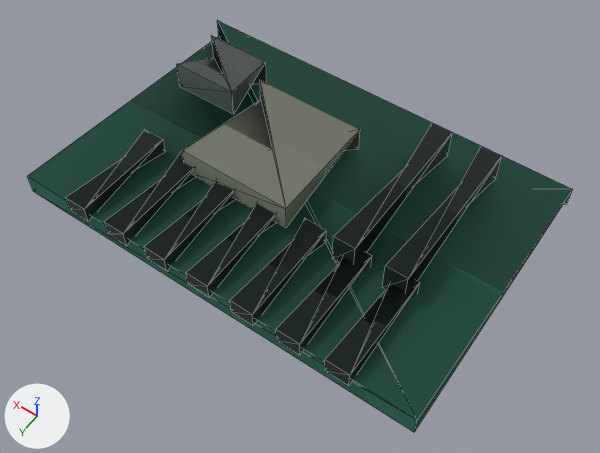
Two versions of the glTF model public/models/motherboard.gltf, one commit apart.
Camera for both pictures: a camera (50 mm lens) standing at (-3.8, 5.29, 7.44) and looking at (-0.3, 0.38, -0.26). The lights are fixed; the arrows at lower left show +X, +Y and +Z. The first picture is the older version. Mesh edges are drawn as thin lines. Where no turn or scale is listed for an object, it has been applied to the vertices.

Before the edit, the objects in view are built like this:
```python
ob_chipset = bpy.data.objects.new('Chipset', me_metal)
ob_chipset.location = (1.78, -0.8, 0.16)
ob_chipset.scale = (0.45, 0.35, 0.19)
ob_cpu = bpy.data.objects.new('CPU', me_cpu)
ob_cpu.location = (0.45, -0.1, 0.16)
ob_cpu.scale = (0.75, 0.75, 0.17)
ob_motherboard = bpy.data.objects.new('Motherboard', me_board)
ob_motherboard.location = (0.0, 0.0, -0.18)
ob_pcie_1 = bpy.data.objects.new('PCIE_1', me_slots)
ob_pcie_1.location = (-1.2, 1.18, 0.02)
ob_pcie_1.scale = (0.15, 0.675, 0.11)
ob_pcie_2 = bpy.data.objects.new('PCIE_2', me_slots)
ob_pcie_2.location = (-0.6, 1.18, 0.02)
ob_pcie_2.scale = (0.15, 0.675, 0.11)
ob_pcie_3 = bpy.data.objects.new('PCIE_3', me_slots)
ob_pcie_3.location = (0.0, 1.18, 0.02)
ob_pcie_3.scale = (0.15, 0.675, 0.11)
ob_pcie_6 = bpy.data.objects.new('PCIE_6', me_slots)
ob_pcie_6.location = (1.8, 1.18, 0.02)
ob_pcie_6.scale = (0.15, 0.675, 0.11)
ob_ram_a = bpy.data.objects.new('RAM_A', me_slots)
ob_ram_a.location = (-1.75, -0.35, 0.18)
ob_ram_a.scale = (0.14, 1.05, 0.2)
ob_ram_b = bpy.data.objects.new('RAM_B', me_slots)
ob_ram_b.location = (-1.1, -0.35, 0.18)
ob_ram_b.scale = (0.14, 1.05, 0.2)
# also in view: 'PCIE_4' at (0.6, 1.18, 0.02); 'PCIE_0' at (-1.8, 1.18, 0.02); 'PCIE_5' at (1.2, 1.18, 0.02)
```
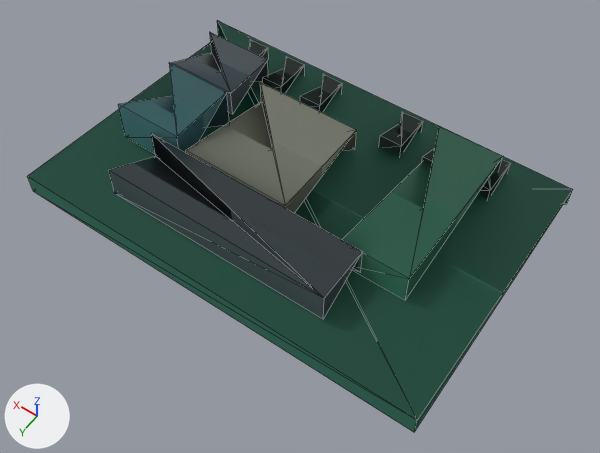
What differs and where, as boxes (x1, y1, x2, y2) in the pictures (600 x 453 px):
'PCIE_3', reshaped, moved, rescaled
    before: (186, 203, 277, 297)
    after: (109, 133, 363, 319)
'CPU', rescaled
    before: (182, 80, 360, 228)
    after: (186, 82, 357, 213)
'RAM_A', reshaped, moved, rescaled (34% wider, 19% taller)
    before: (382, 146, 502, 292)
    after: (342, 126, 503, 300)
'PCIE_6', reshaped, moved, rescaled
    before: (66, 129, 166, 221)
    after: (118, 63, 230, 154)
'RAM_B', moved, rescaled
    before: (332, 123, 453, 263)
    after: (478, 159, 510, 198)
'PCIE_2', moved, rescaled
    before: (230, 218, 327, 326)
    after: (379, 112, 423, 154)
'Chipset', moved, rescaled (7% wider)
    before: (177, 35, 267, 114)
    after: (172, 32, 268, 114)
'PCIE_0', moved, rescaled
    before: (324, 280, 420, 386)
    after: (248, 39, 268, 58)
'PCIE_4', moved, rescaled (54% narrower, 58% shorter)
    before: (144, 180, 236, 271)
    after: (300, 74, 342, 112)
'PCIE_5', moved, rescaled
    before: (104, 150, 196, 246)
    after: (263, 56, 305, 94)
'PCIE_1', moved, rescaled (mostly hidden afterwards)
    before: (276, 251, 372, 355)
    after: (422, 148, 435, 166)

Diff of the bpy script that builds the scene:
```diff
--- a/public/models/motherboard.gltf.py
+++ b/public/models/motherboard.gltf.py
@@ mat_cooling @@
+mat_cooling = principled_material('Cooling')
+mat_cooling.base_color = (0.16, 0.42, 0.46)  # cyan #6fadb5
+mat_cooling.metallic = 0.48
+mat_cooling.roughness = 0.36
@@ mat_gpu @@
+mat_gpu = principled_material('GPU')
+mat_gpu.base_color = (0.16, 0.2, 0.22)  # grey #6f7c81
+mat_gpu.metallic = 0.48
+mat_gpu.roughness = 0.36
@@ mat_ram @@
+mat_ram = principled_material('RAM')
+mat_ram.base_color = (0.12, 0.42, 0.28)  # green #61ad90
+mat_ram.metallic = 0.48
+mat_ram.roughness = 0.36
@@ me_cooling @@
+me_cooling.from_pydata(...)  # a box spanning x -1.0..1.0, y -1.0..1.0, z -1.0..1.0
+me_cooling.materials.append(mat_cooling)  # cyan #6fadb5
@@ me_gpu @@
+me_gpu.from_pydata(...)  # a box spanning x -1.0..1.0, y -1.0..1.0, z -1.0..1.0
+me_gpu.materials.append(mat_gpu)  # grey #6f7c81
@@ me_ram @@
+me_ram.from_pydata(...)  # a box spanning x -1.0..1.0, y -1.0..1.0, z -1.0..1.0
+me_ram.materials.append(mat_ram)  # green #61ad90
@@ ob_cpu @@
 ob_cpu.location = (0.45, -0.1, 0.16)
-ob_cpu.scale = (0.75, 0.75, 0.17)
+ob_cpu.scale = (0.72, 0.72, 0.17)
@@ ob_ram_a @@
-ob_ram_a = bpy.data.objects.new('RAM_A', me_slots)
-ob_ram_a.location = (-1.75, -0.35, 0.18)
-ob_ram_a.scale = (0.14, 1.05, 0.2)
+ob_ram_a = bpy.data.objects.new('RAM_A', me_ram)
+ob_ram_a.location = (-1.48, -0.35, 0.18)
+ob_ram_a.scale = (0.42, 1.05, 0.2)
@@ ob_ram_b @@
 ob_ram_b = bpy.data.objects.new('RAM_B', me_slots)
-ob_ram_b.location = (-1.1, -0.35, 0.18)
-ob_ram_b.scale = (0.14, 1.05, 0.2)
+ob_ram_b.location = (-1.8, -1.35, 0.01)
+ob_ram_b.scale = (0.15, 0.26, 0.1)
@@ ob_chipset @@
 ob_chipset = bpy.data.objects.new('Chipset', me_metal)
-ob_chipset.location = (1.78, -0.8, 0.16)
-ob_chipset.scale = (0.45, 0.35, 0.19)
+ob_chipset.location = (1.82, -0.82, 0.16)
+ob_chipset.scale = (0.48, 0.38, 0.18)
@@ ob_pcie_0 @@
 ob_pcie_0 = bpy.data.objects.new('PCIE_0', me_slots)
-ob_pcie_0.location = (-1.8, 1.18, 0.02)
-ob_pcie_0.scale = (0.15, 0.675, 0.11)
+ob_pcie_0.location = (1.8, -1.35, 0.01)
+ob_pcie_0.scale = (0.15, 0.26, 0.1)
@@ ob_pcie_1 @@
 ob_pcie_1 = bpy.data.objects.new('PCIE_1', me_slots)
-ob_pcie_1.location = (-1.2, 1.18, 0.02)
-ob_pcie_1.scale = (0.15, 0.675, 0.11)
+ob_pcie_1.location = (-1.2, -1.35, 0.01)
+ob_pcie_1.scale = (0.15, 0.26, 0.1)
@@ ob_pcie_2 @@
 ob_pcie_2 = bpy.data.objects.new('PCIE_2', me_slots)
-ob_pcie_2.location = (-0.6, 1.18, 0.02)
-ob_pcie_2.scale = (0.15, 0.675, 0.11)
+ob_pcie_2.location = (-0.6, -1.35, 0.01)
+ob_pcie_2.scale = (0.15, 0.26, 0.1)
@@ ob_pcie_3 @@
-ob_pcie_3 = bpy.data.objects.new('PCIE_3', me_slots)
-ob_pcie_3.location = (0.0, 1.18, 0.02)
-ob_pcie_3.scale = (0.15, 0.675, 0.11)
+ob_pcie_3 = bpy.data.objects.new('PCIE_3', me_gpu)
+ob_pcie_3.location = (0.15, 1.05, 0.2)
+ob_pcie_3.scale = (1.48, 0.36, 0.2)
@@ ob_pcie_4 @@
 ob_pcie_4 = bpy.data.objects.new('PCIE_4', me_slots)
-ob_pcie_4.location = (0.6, 1.18, 0.02)
-ob_pcie_4.scale = (0.15, 0.675, 0.11)
+ob_pcie_4.location = (0.6, -1.35, 0.01)
+ob_pcie_4.scale = (0.15, 0.26, 0.1)
@@ ob_pcie_5 @@
 ob_pcie_5 = bpy.data.objects.new('PCIE_5', me_slots)
-ob_pcie_5.location = (1.2, 1.18, 0.02)
-ob_pcie_5.scale = (0.15, 0.675, 0.11)
+ob_pcie_5.location = (1.2, -1.35, 0.01)
+ob_pcie_5.scale = (0.15, 0.26, 0.1)
@@ ob_pcie_6 @@
-ob_pcie_6 = bpy.data.objects.new('PCIE_6', me_slots)
-ob_pcie_6.location = (1.8, 1.18, 0.02)
-ob_pcie_6.scale = (0.15, 0.675, 0.11)
+ob_pcie_6 = bpy.data.objects.new('PCIE_6', me_cooling)
+ob_pcie_6.location = (1.72, 0.18, 0.24)
+ob_pcie_6.scale = (0.46, 0.46, 0.28)
```
